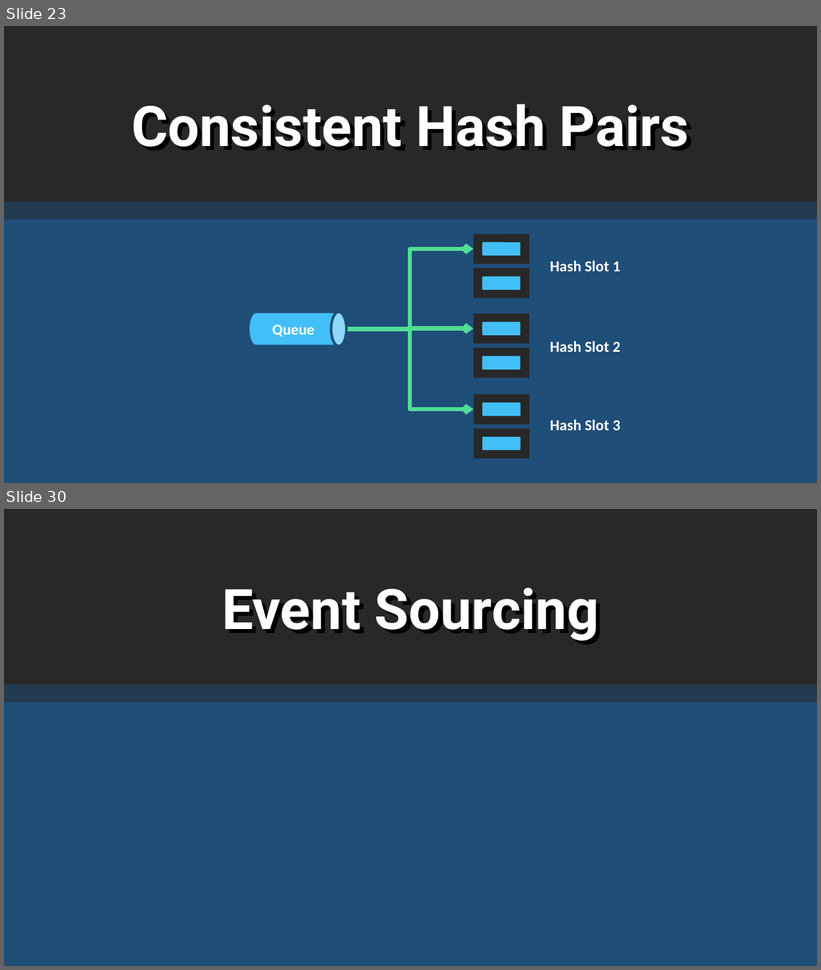
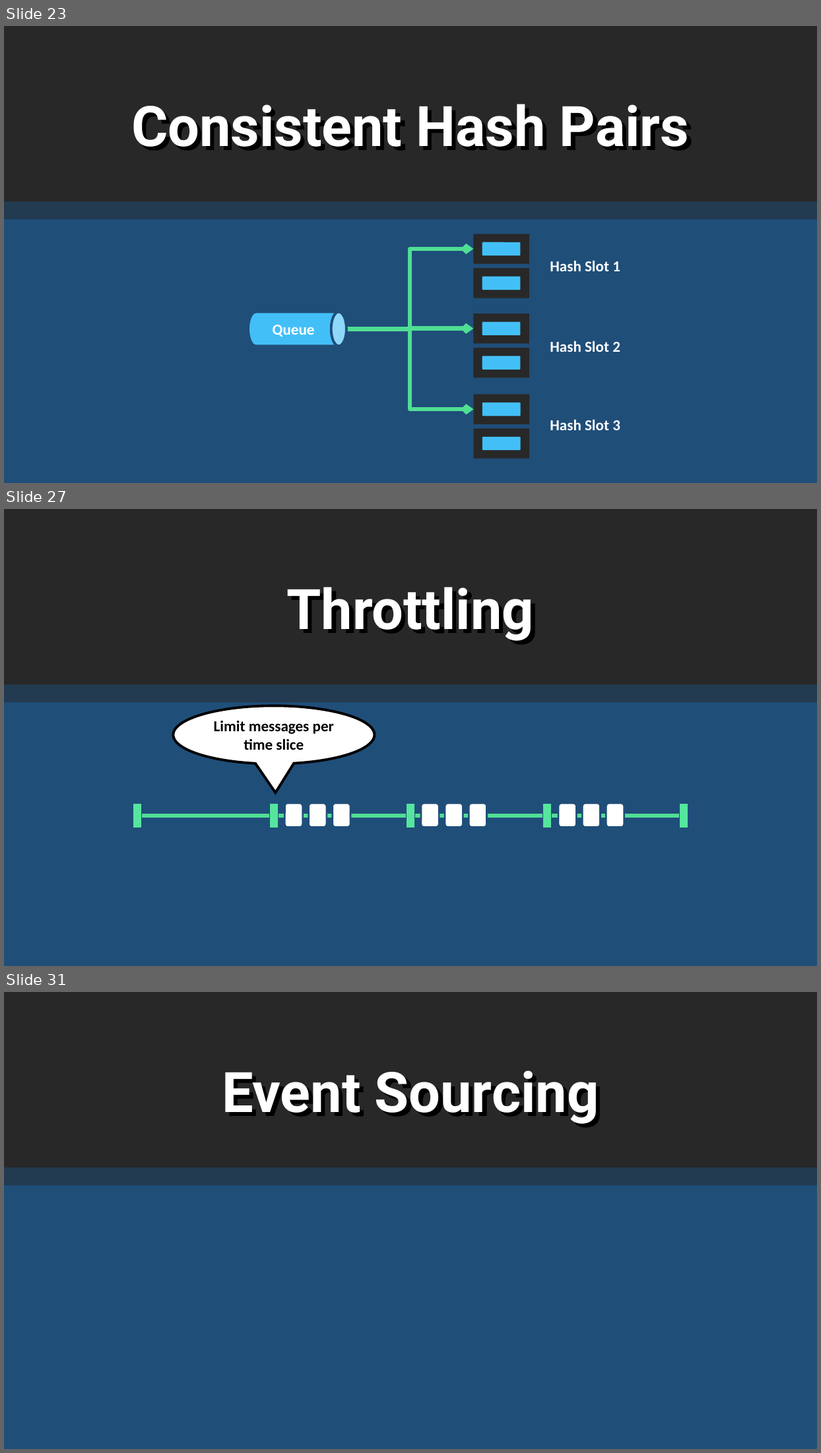
Before and after one commit to rogeralsing/Presentations, a slide deck: FailingGracefully/QConSP/protoactor.pptx. Shown one above the other, each under a label of ours: slides 23 and 30 before the commit, slides 23, 27 and 31 after it; the slides between them are not shown. The pictures are 821x970 and 821x1453 pixels, drawn with LibreOffice and Linux fonts; fonts in the diff are those of the drawing. Boxes give left, top, right and bottom in pixels: in the first picture for what was removed or moved away, otherwise in the second. Text is boxed around its words. In the diff, an @@ line names an element or a change of style, - is before the commit and + after.

```diff
--- a/FailingGracefully/QConSP/protoactor.pptx
+++ b/FailingGracefully/QConSP/protoactor.pptx
@@ slide 27 added at (4,509,817,966), background #1F4E79 @@
@@ rounded rectangle added at (4,509,817,685), fill #282828 @@
@@ text added at (286,587,534,641), 66 pt, text #FFFFFF, bold @@
+Throttling
@@ rounded rectangle added at (4,685,817,702), fill #233B50 @@
@@ speech bubble added at (174,706,375,764), fill #FFFFFF, outline #000000 3 pt, 18 pt, text #000000, bold @@
+Limit messages per time slice
@@ rounded rectangle added at (284,803,302,827), fill #FFFFFF, outline #1F4E79 2 pt @@
@@ rounded rectangle added at (309,803,327,827), fill #FFFFFF, outline #1F4E79 2 pt @@
@@ rounded rectangle added at (333,803,350,827), fill #FFFFFF, outline #1F4E79 2 pt @@
@@ rounded rectangle added at (421,803,439,827), fill #FFFFFF, outline #1F4E79 2 pt @@
@@ rounded rectangle added at (445,803,463,827), fill #FFFFFF, outline #1F4E79 2 pt @@
@@ rounded rectangle added at (469,803,486,827), fill #FFFFFF, outline #1F4E79 2 pt @@
@@ rounded rectangle added at (558,803,576,827), fill #FFFFFF, outline #1F4E79 2 pt @@
@@ rounded rectangle added at (582,803,600,827), fill #FFFFFF, outline #1F4E79 2 pt @@
@@ rounded rectangle added at (607,803,624,827), fill #FFFFFF, outline #1F4E79 2 pt @@
@@ group added at (133,803,688,828): 5 rectangles, 1 line @@
@@ what was slide 30 is now slide 31 @@
```
Also in this commit, not shown: 7 slides changed, 4 other slides added, 4 slides removed.
